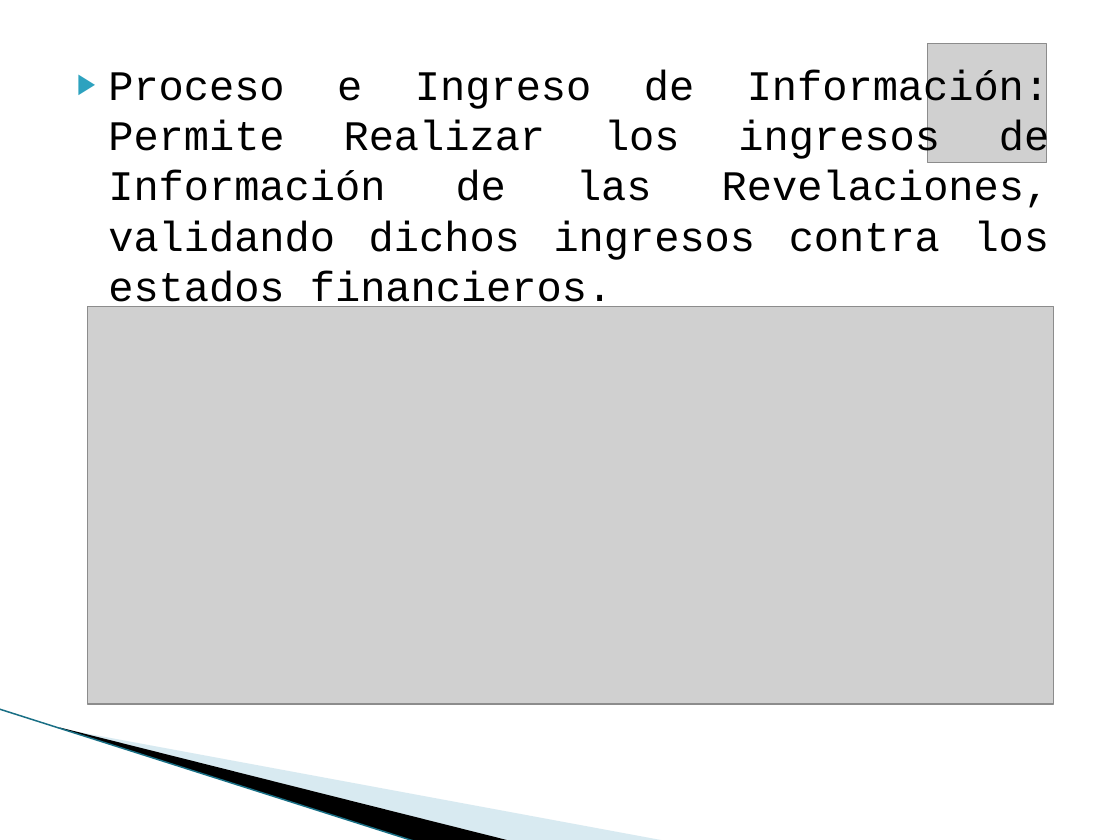
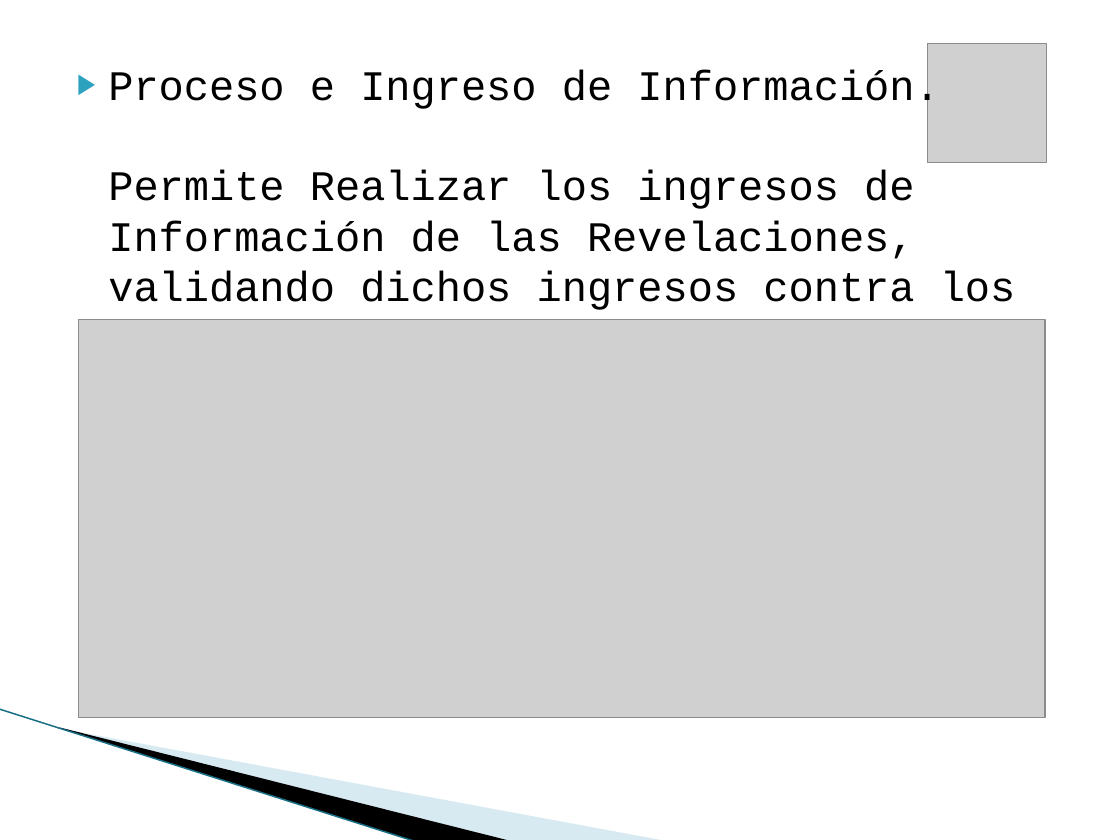
Before and after one commit to vicky1404/rev-ii, a slide deck: slide 16 of docs/comercial/brochure.pptx (slide 15 before the commit). Drawn at 1120x840 pixels with LibreOffice and Linux fonts; fonts in the diff are those of the drawing; grey boxes stand for pictures; background and template pictures are left out. Boxes give left, top, right and bottom in pixels: in the first picture for what was removed or moved away, otherwise in the second. Text is boxed around its words. In the diff, an @@ line names an element or a change of style, - is before the commit and + after.

```diff
--- a/docs/comercial/brochure.pptx
+++ b/docs/comercial/brochure.pptx
@@ text at (x1=108, y1=69, x2=1016, y2=365): text changed @@
-▶ Proceso e Ingreso de Información: Permite Realizar los ingresos de Información de las Revelaciones, validando dichos ingresos contra los estados financieros.
+▶ Proceso e Ingreso de Información.
+  Permite Realizar los ingresos de Información de las Revelaciones, validando dichos ingresos contra los estados financieros.
@@ picture moved from (x1=87, y1=306, x2=1054, y2=703) to (x1=78, y1=319, x2=1045, y2=717) @@
```
Also in this commit, not shown: 11 other slides changed, 2 slides added, 1 other file.
